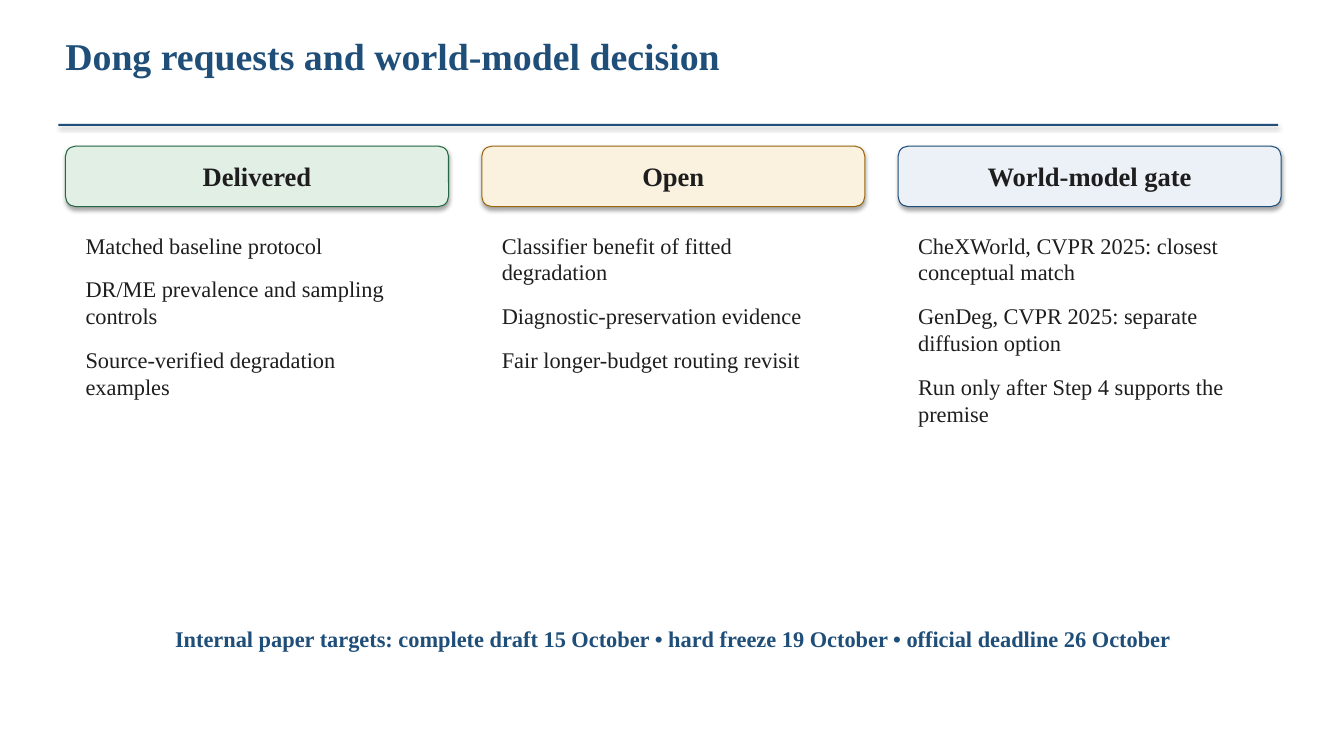
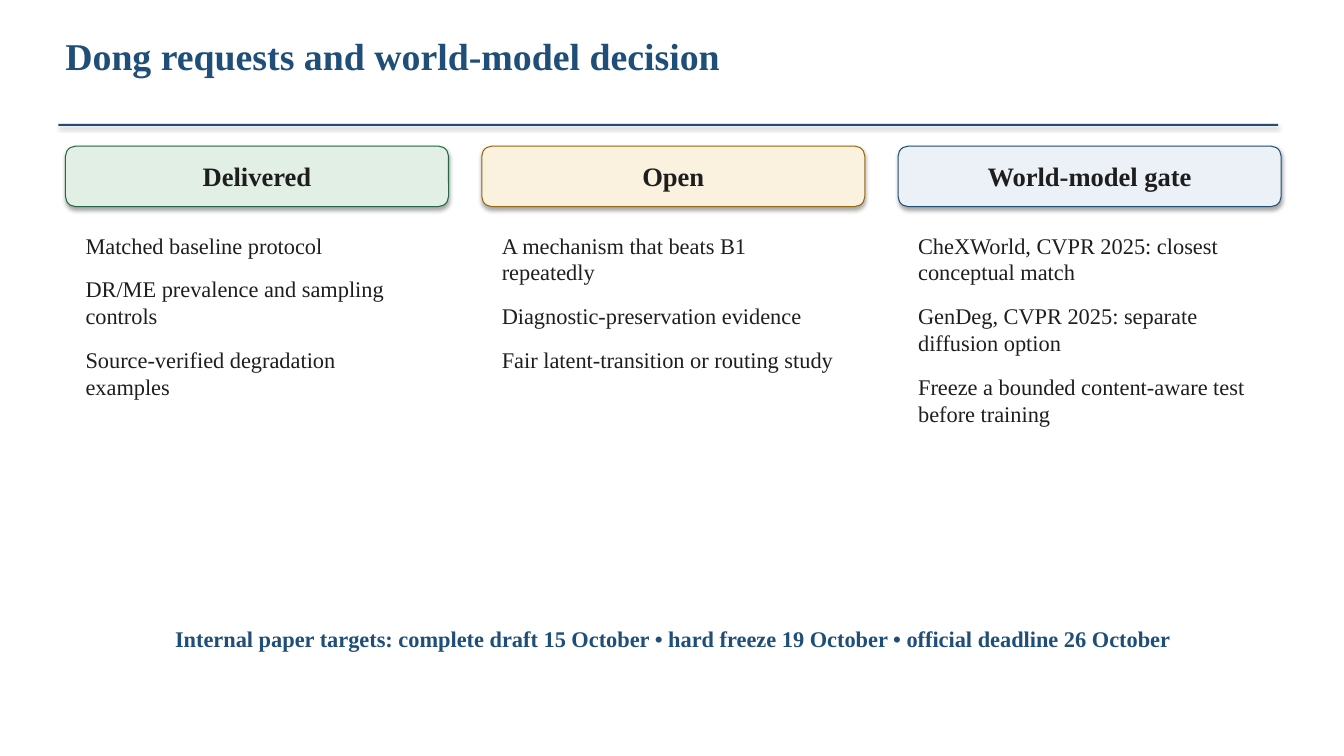
Before and after one commit to Sahith59/brset-convnextv2, a slide deck: slide 9 of research/codex/reports/BRSET_mBRSET_Research_Update.pptx. Drawn at 1344x756 pixels with LibreOffice and Linux fonts; fonts in the diff are those of the drawing. Boxes give left, top, right and bottom in pixels: in the first picture for what was removed or moved away, otherwise in the second. Text is boxed around its words. In the diff, an @@ line names an element or a change of style, - is before the commit and + after.

Commit message:
Record Step 4 seed zero augmentation results

```diff
--- a/research/codex/reports/BRSET_mBRSET_Research_Update.pptx
+++ b/research/codex/reports/BRSET_mBRSET_Research_Update.pptx
@@ text at [502, 238, 746, 285]: text changed @@
-Classifier benefit of fitted degradation
+A mechanism that beats B1 repeatedly
@@ text at [502, 352, 832, 373]: text changed @@
-Fair longer-budget routing revisit
+Fair latent-transition or routing study
@@ text at [918, 379, 1244, 427]: text changed @@
-Run only after Step 4 supports the premise
+Freeze a bounded content-aware test before training
```
Also in this commit, not shown: 1 other slide changed, 1 slide added, 1 slide removed, 13 other files.
